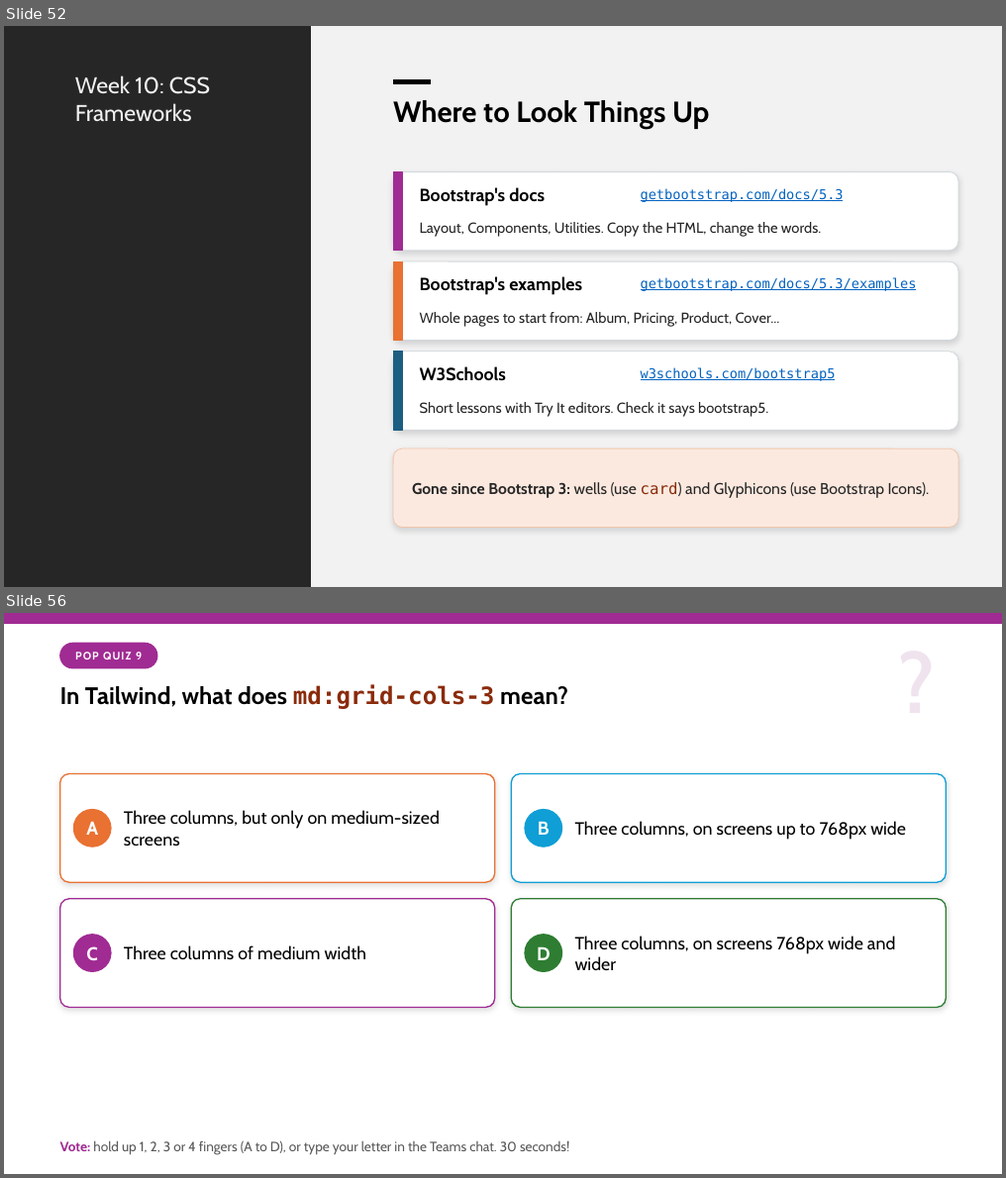
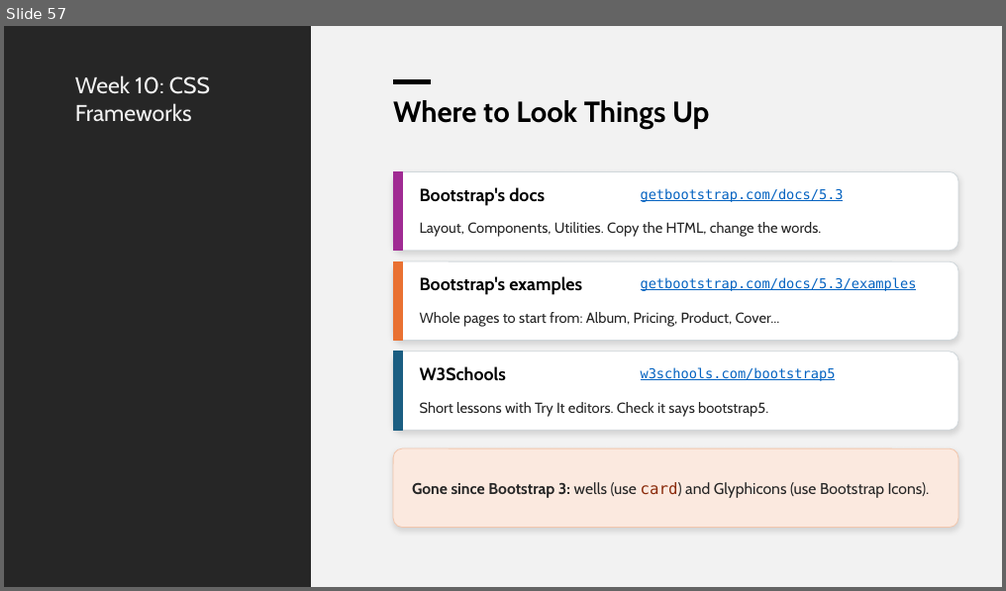
Before and after one commit to x97gfq/WEBD1000_Fall2026, a slide deck: 10_CSS_Frameworks/CSS_Frameworks_Bootstrap.pptx. Shown one above the other, each under a label of ours: slides 52 and 56 before the commit, slide 57 after it; the slides between them are not shown. The pictures are 1006x1178 and 1006x591 pixels, drawn with LibreOffice and Linux fonts; fonts in the diff are those of the drawing. Boxes give left, top, right and bottom in pixels: in the first picture for what was removed or moved away, otherwise in the second. Text is boxed around its words. In the diff, an @@ line names an element or a change of style, - is before the commit and + after.

```diff
--- a/10_CSS_Frameworks/CSS_Frameworks_Bootstrap.pptx
+++ b/10_CSS_Frameworks/CSS_Frameworks_Bootstrap.pptx
@@ slide 56 removed at (4, 613, 1002, 1174), background #FFFFFF @@
@@ rectangle removed at (4, 613, 1002, 624) @@
@@ text removed at (872, 628, 962, 733) @@
-?
@@ rounded rectangle removed at (60, 643, 157, 668) @@
@@ text removed at (75, 652, 142, 660) @@
-POP QUIZ 9
@@ text removed at (60, 684, 568, 709) @@
-In Tailwind, what does md:grid-cols-3 mean?
@@ rounded rectangle removed at (60, 774, 495, 882) @@
@@ rounded rectangle removed at (512, 774, 946, 882) @@
@@ ellipse removed at (73, 809, 111, 847) @@
@@ text removed at (124, 810, 440, 846) @@
-Three columns, but only on medium-sized screens
@@ ellipse removed at (525, 809, 562, 847) @@
@@ text removed at (86, 821, 98, 835) @@
-A
@@ text removed at (538, 821, 549, 835) @@
-B
@@ text removed at (575, 821, 906, 840) @@
-Three columns, on screens up to 768px wide
@@ rounded rectangle removed at (60, 899, 495, 1008) @@
@@ rounded rectangle removed at (512, 899, 946, 1008) @@
@@ ellipse removed at (73, 934, 111, 971) @@
@@ ellipse removed at (525, 934, 562, 971) @@
@@ text removed at (575, 936, 895, 970) @@
-Three columns, on screens 768px wide and wider
@@ text removed at (86, 947, 98, 961) @@
-C
@@ text removed at (124, 946, 366, 960) @@
-Three columns of medium width
@@ text removed at (537, 947, 550, 960) @@
-D
@@ text removed at (60, 1141, 569, 1156) @@
-Vote: hold up 1, 2, 3 or 4 fingers (A to D), or type your letter in the Teams chat. 30 seconds!
@@ what was slide 52 is now slide 57 @@
```
Also in this commit, not shown: 8 slides changed, 8 slides added, 18 other slides removed, 30 other files.
